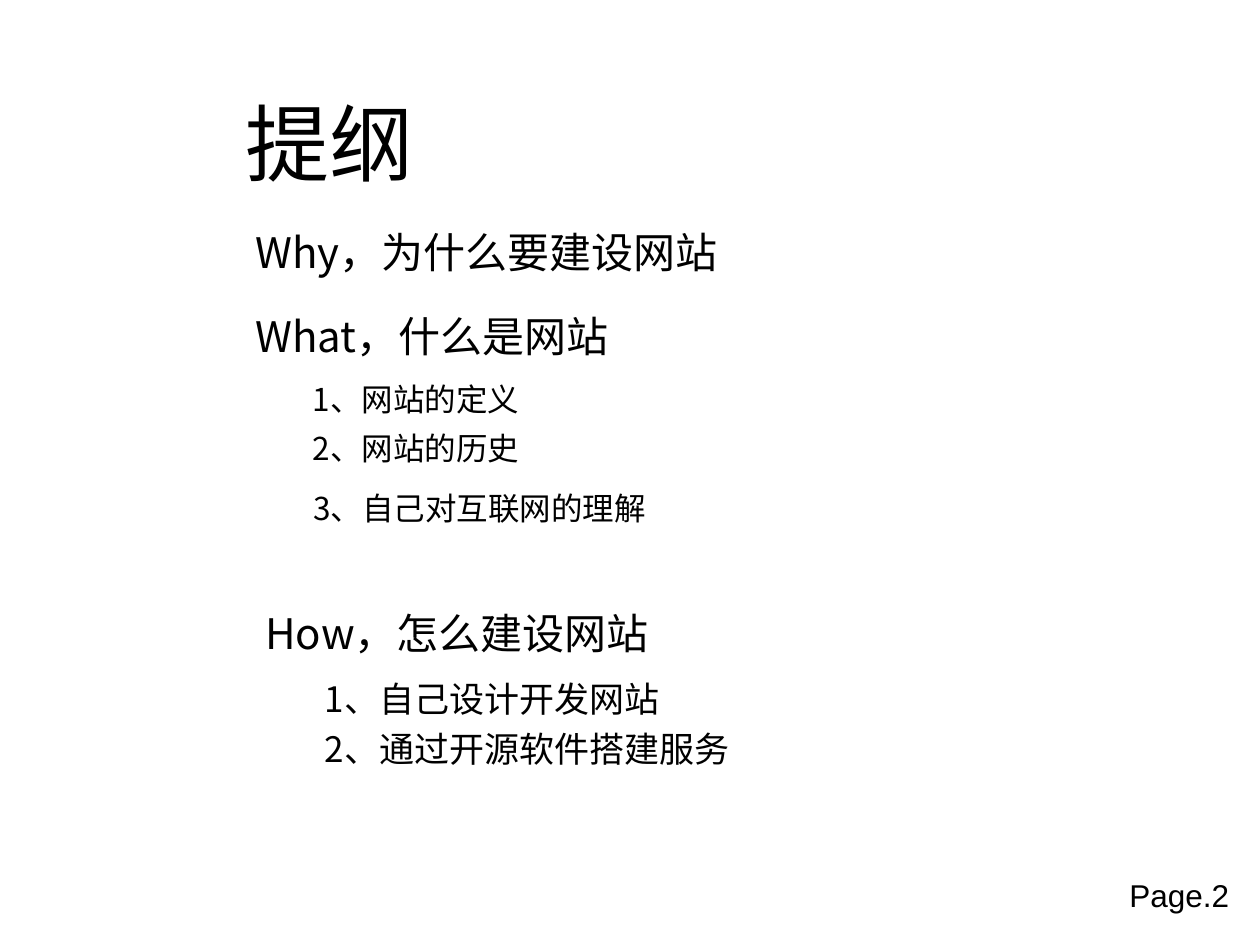
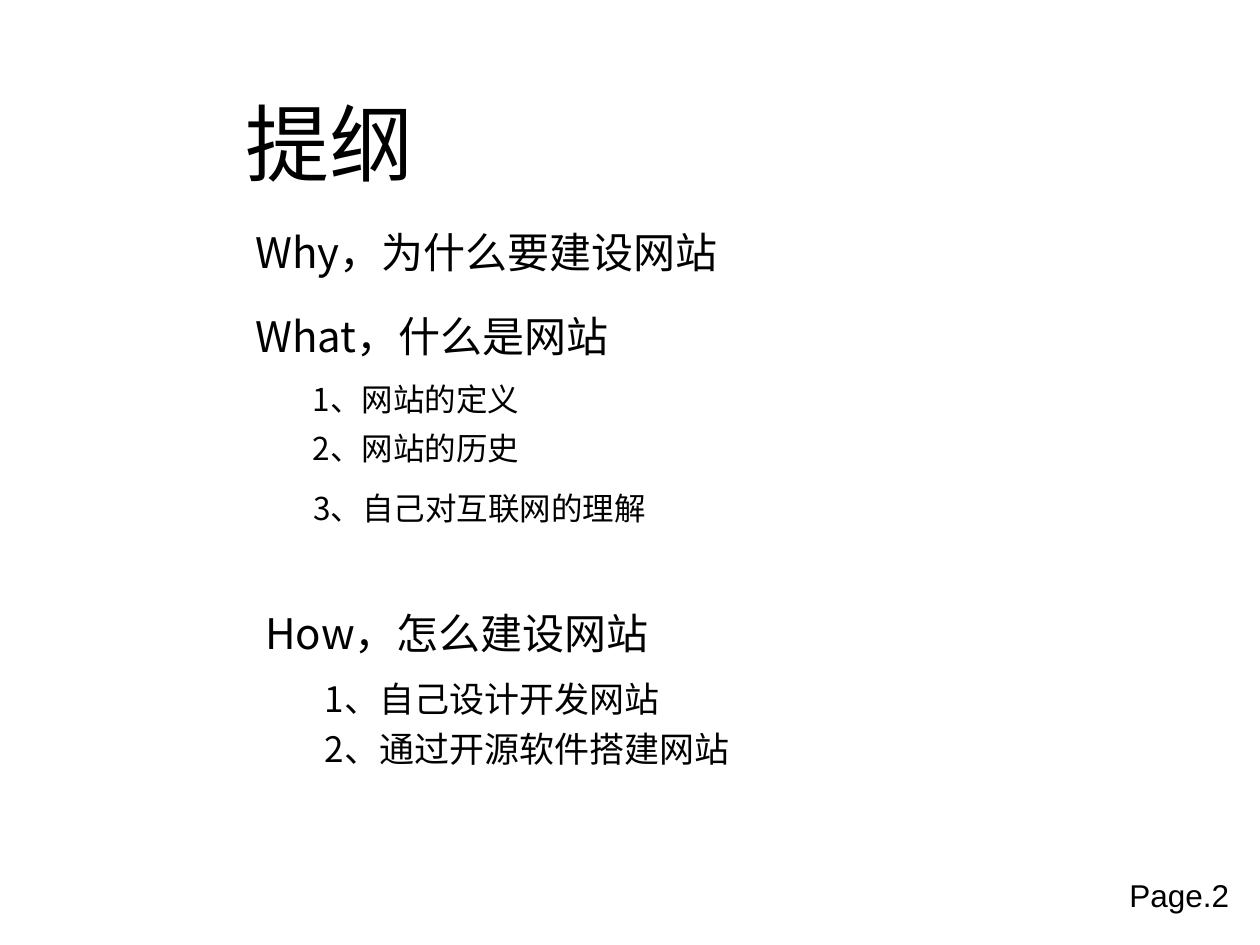
Before and after one commit to xami/joke, a slide deck: slide 2 of docs/快速搭建网站.ppt. Drawn at 1260x945 pixels with LibreOffice and Linux fonts; fonts in the diff are those of the drawing; background and template pictures are left out. Boxes give left, top, right and bottom in pixels: in the first picture for what was removed or moved away, otherwise in the second. Text is boxed around its words. In the diff, an @@ line names an element or a change of style, - is before the commit and + after.

```diff
--- a/docs/快速搭建网站.ppt
+++ b/docs/快速搭建网站.ppt
@@ text at [325,732,730,765]: text changed @@
-2、通过开源软件搭建服务
+2、通过开源软件搭建网站
```
Also in this commit, not shown: 1 other slide changed, 1 slide added, 1 slide removed, 18 other files.
